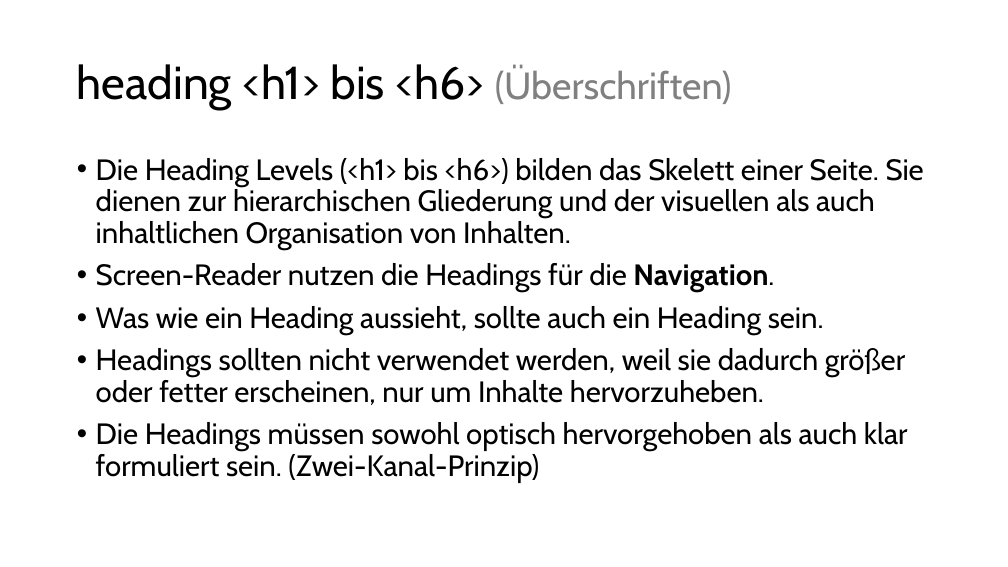
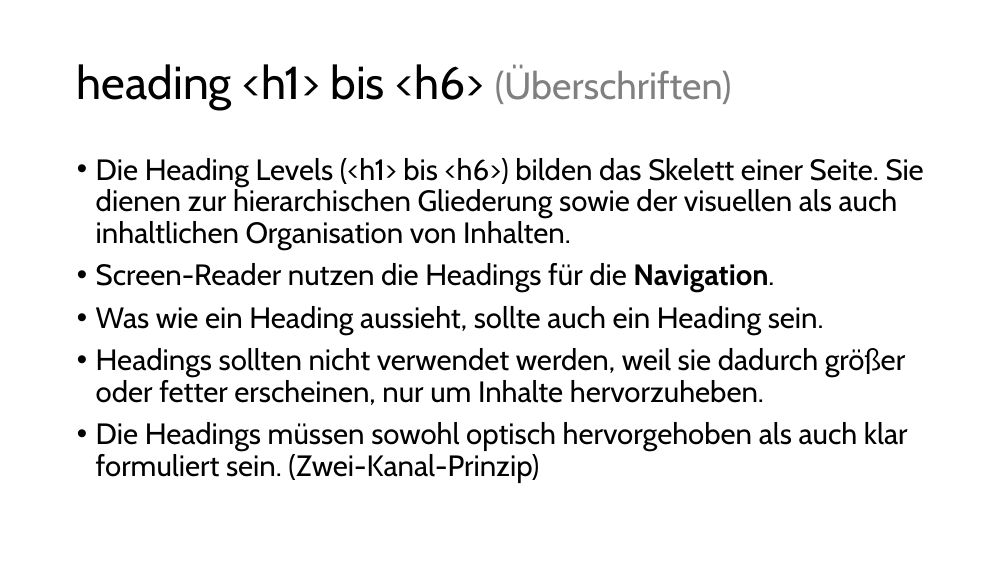
Before and after one commit to aykut-rocks/web-frontend-accessibility-training, a slide deck: slide 3 of Web-Frontend-Accessibility-03.pptx. Drawn at 1008x567 pixels with LibreOffice and Linux fonts; fonts in the diff are those of the drawing. Boxes give left, top, right and bottom in pixels: in the first picture for what was removed or moved away, otherwise in the second. Text is boxed around its words. In the diff, an @@ line names an element or a change of style, - is before the commit and + after.

```diff
--- a/Web-Frontend-Accessibility-03.pptx
+++ b/Web-Frontend-Accessibility-03.pptx
@@ text at (x1=96, y1=158, x2=924, y2=250): text changed @@
-• Die Heading Levels (<h1> bis <h6>) bilden das Skelett einer Seite. Sie dienen zur hierarchischen Gliederung und der visuellen als auch inhaltlichen Organisation von Inhalten.
+• Die Heading Levels (<h1> bis <h6>) bilden das Skelett einer Seite. Sie dienen zur hierarchischen Gliederung sowie der visuellen als auch inhaltlichen Organisation von Inhalten.
```
Also in this commit, not shown: 7 other slides changed, 13 slides added.
